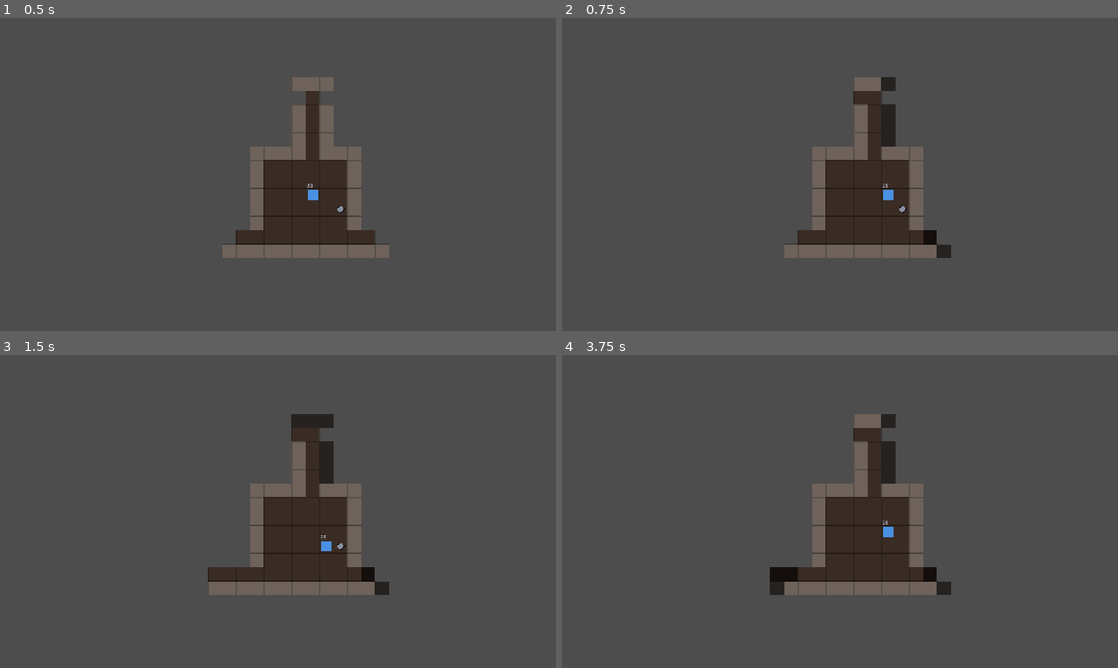
Above: before the commit, frames 1-4 (two rows, left to right).
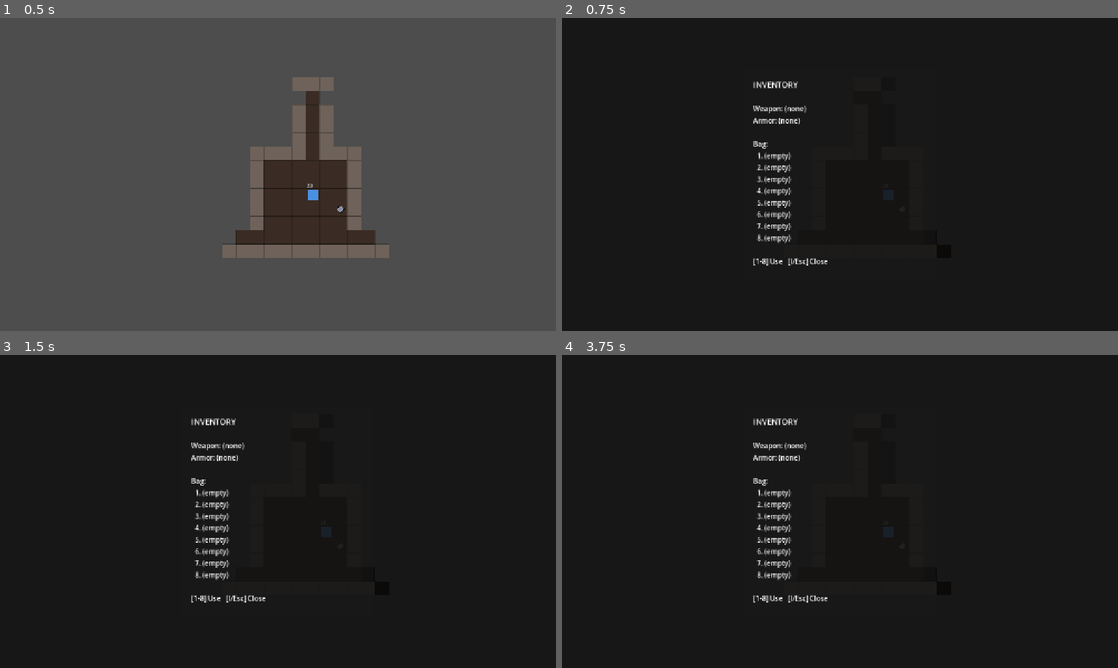
Above: after the commit, the same moments.

Repository: NicolasDeNigris91/Public_Roguelike
Game: Godot game, scene res://scenes/main.tscn
Same seed, same stepped clock (60 frames per second), same inputs: the game is played once before the commit and once after it.
Inputs:
- Up to frame 1 (0.5 s): no input
- Up to frame 2 (0.75 s): tap Enter at 0.5 s; hold Right from 0.53 s (still down); tap I at 0.6 s
- Up to frame 3 (1.5 s): tap 1 at 0.8, 1.35 s; tap Space at 1.25 s; release Right at 1.28 s; hold Down from 1.28 s (still down)
- Up to frame 4 (3.75 s): tap 2 at 1.55, 2.1 s; tap Enter at 2, 3.5 s; release Down at 2.03 s; hold Right 2.03-2.78 s; tap 3 at 2.3, 2.85 s; tap Space at 2.75 s; hold Up 2.78-3.53 s; tap 4 at 3.05, 3.6 s; hold Left from 3.53 s (still down)

Frame 1 is identical in both runs. In frame 2, 99% of the frame differs, in the area x 0-100%, y 0-100%; in frame 3, 98%; in frame 4, 98%.

Commit message:
feat: sprint 4b - consumables and inventory UI
- Consumable class with enum Effect (HEAL_MINOR, HEAL_FULL, TELEPORT)
- ItemDB: Healing Potion (+10 HP) and Greater Potion (full heal); drop mix shifts to 40% weapon / 30% armor / 30% consumable
- InventoryUI (CanvasLayer): centered panel over dark overlay, lists equipped gear + 8 bag slots, keys 1-8 to use
- main: KEY_I toggles UI, gates player input via turn_active, consumable use costs a turn (emits turn_done after use)

Consumable use on full HP is a no-op (does not consume the item or a turn).

Diff:
--- /dev/null
+++ b/scenes/inventory_ui.tscn
@@ -0,0 +1,45 @@
+[gd_scene load_steps=2 format=3]
+
+[ext_resource type="Script" path="res://scripts/inventory_ui.gd" id="1_ui"]
+
+[node name="InventoryUI" type="CanvasLayer"]
+layer = 10
+script = ExtResource("1_ui")
+
+[node name="Control" type="Control" parent="."]
+layout_mode = 3
+anchors_preset = 15
+anchor_right = 1.0
+anchor_bottom = 1.0
+mouse_filter = 2
+
+[node name="ColorRect" type="ColorRect" parent="Control"]
+layout_mode = 1
+anchors_preset = 15
+anchor_right = 1.0
+anchor_bottom = 1.0
+color = Color(0, 0, 0, 0.7)
+
+[node name="PanelContainer" type="PanelContainer" parent="Control"]
+layout_mode = 1
+anchors_preset = 8
+anchor_left = 0.5
+anchor_top = 0.5
+anchor_right = 0.5
+anchor_bottom = 0.5
+offset_left = -220.0
+offset_top = -240.0
+offset_right = 220.0
+offset_bottom = 240.0
+grow_horizontal = 2
+grow_vertical = 2
+
+[node name="MarginContainer" type="MarginContainer" parent="Control/PanelContainer"]
+layout_mode = 2
+theme_override_constants/margin_left = 20
+theme_override_constants/margin_top = 20
+theme_override_constants/margin_right = 20
+theme_override_constants/margin_bottom = 20
+
+[node name="VBoxContainer" type="VBoxContainer" parent="Control/PanelContainer/MarginContainer"]
+layout_mode = 2
--- a/scenes/main.tscn
+++ b/scenes/main.tscn
@@ -1,9 +1,10 @@
-[gd_scene load_steps=5 format=3]
+[gd_scene load_steps=6 format=3]
 
 [ext_resource type="Script" path="res://scripts/main.gd" id="1_main"]
 [ext_resource type="Script" path="res://scripts/dungeon.gd" id="2_dungeon"]
 [ext_resource type="Script" path="res://scripts/player.gd" id="3_player"]
 [ext_resource type="Script" path="res://scripts/turn_manager.gd" id="4_tm"]
+[ext_resource type="PackedScene" path="res://scenes/inventory_ui.tscn" id="5_inv_ui"]
 
 [node name="Main" type="Node2D"]
 script = ExtResource("1_main")
@@ -23,3 +24,5 @@
 
 [node name="Player" type="Node2D" parent="World/EntityLayer"]
 script = ExtResource("3_player")
+
+[node name="InventoryUI" parent="." instance=ExtResource("5_inv_ui")]
--- /dev/null
+++ b/scripts/inventory_ui.gd
@@ -0,0 +1,80 @@
+class_name InventoryUI
+extends CanvasLayer
+
+signal item_used(slot_index: int)
+signal closed
+
+@onready var content: VBoxContainer = $Control/PanelContainer/MarginContainer/VBoxContainer
+
+var player: Player
+
+func _ready() -> void:
+	visible = false
+
+func open() -> void:
+	visible = true
+	refresh()
+
+func close() -> void:
+	visible = false
+	closed.emit()
+
+func refresh() -> void:
+	if player == null or content == null:
+		return
+	for child in content.get_children():
+		child.queue_free()
+
+	_add_label("INVENTORY", 18)
+	_add_label("")
+
+	var inv := player.inventory
+	var weapon_text: String
+	if inv.weapon != null:
+		weapon_text = "Weapon: %s (+%d ATK)" % [inv.weapon.display_name, inv.weapon.atk_bonus]
+	else:
+		weapon_text = "Weapon: (none)"
+
+	var armor_text: String
+	if inv.armor != null:
+		armor_text = "Armor: %s (+%d DEF)" % [inv.armor.display_name, inv.armor.def_bonus]
+	else:
+		armor_text = "Armor: (none)"
+
+	_add_label(weapon_text)
+	_add_label(armor_text)
+	_add_label("")
+	_add_label("Bag:")
+
+	for i in range(Inventory.BAG_SIZE):
+		var line: String
+		if i < inv.bag.size():
+			line = "  %d. %s" % [i + 1, inv.bag[i].display_name]
+		else:
+			line = "  %d. (empty)" % (i + 1)
+		_add_label(line)
+
+	_add_label("")
+	_add_label("[1-8] Use   [I/Esc] Close")
+
+func _add_label(text: String, font_size: int = 0) -> void:
+	var label := Label.new()
+	label.text = text
+	if font_size > 0:
+		label.add_theme_font_size_override("font_size", font_size)
+	content.add_child(label)
+
+func _unhandled_input(event: InputEvent) -> void:
+	if not visible:
+		return
+	if not (event is InputEventKey) or not event.pressed or event.echo:
+		return
+
+	match event.keycode:
+		KEY_I, KEY_ESCAPE:
+			get_viewport().set_input_as_handled()
+			close()
+		KEY_1, KEY_2, KEY_3, KEY_4, KEY_5, KEY_6, KEY_7, KEY_8:
+			var slot: int = event.keycode - KEY_1
+			get_viewport().set_input_as_handled()
+			item_used.emit(slot)
--- /dev/null
+++ b/scripts/items/consumable.gd
@@ -0,0 +1,26 @@
+class_name Consumable
+extends Item
+
+enum Effect { HEAL_MINOR, HEAL_FULL, TELEPORT }
+
+@export var effect: int = Effect.HEAL_MINOR
+@export var amount: int = 0
+
+func use_on(target: Actor) -> bool:
+	match effect:
+		Effect.HEAL_MINOR, Effect.HEAL_FULL:
+			if target.hp >= target.max_hp:
+				print("%s: already at full HP" % display_name)
+				return false
+			var heal_amount: int
+			if effect == Effect.HEAL_FULL:
+				heal_amount = target.max_hp - target.hp
+			else:
+				heal_amount = mini(amount, target.max_hp - target.hp)
+			target.hp += heal_amount
+			target.queue_redraw()
+			print("Used %s — healed %d HP (%d/%d)" % [display_name, heal_amount, target.hp, target.max_hp])
+			return true
+		Effect.TELEPORT:
+			return false
+	return false
--- a/scripts/items/item_db.gd
+++ b/scripts/items/item_db.gd
@@ -35,6 +35,21 @@
 	a.def_bonus = 2
 	return a
 
+static func healing_potion() -> Consumable:
+	var c := Consumable.new()
+	c.display_name = "Healing Potion"
+	c.color = Color("#d64545")
+	c.effect = Consumable.Effect.HEAL_MINOR
+	c.amount = 10
+	return c
+
+static func greater_potion() -> Consumable:
+	var c := Consumable.new()
+	c.display_name = "Greater Potion"
+	c.color = Color("#e040b0")
+	c.effect = Consumable.Effect.HEAL_FULL
+	return c
+
 static func random_weapon(rng: RandomNumberGenerator) -> Weapon:
 	match rng.randi() % 3:
 		0:
@@ -49,7 +64,16 @@
 		return leather_armor()
 	return chain_mail()
 
+static func random_consumable(rng: RandomNumberGenerator) -> Consumable:
+	if rng.randf() < 0.7:
+		return healing_potion()
+	return greater_potion()
+
 static func random_item(rng: RandomNumberGenerator) -> Item:
-	if rng.randf() < 0.5:
+	var roll := rng.randf()
+	if roll < 0.4:
 		return random_weapon(rng)
-	return random_armor(rng)
+	elif roll < 0.7:
+		return random_armor(rng)
+	else:
+		return random_consumable(rng)
--- a/scripts/main.gd
+++ b/scripts/main.gd
@@ -9,6 +9,7 @@
 @onready var entity_layer: Node2D = $World/EntityLayer
 @onready var player: Player = $World/EntityLayer/Player
 @onready var turn_manager: TurnManager = $TurnManager
+@onready var inventory_ui: InventoryUI = $InventoryUI
 
 var current_floor: int = 1
 var rng := RandomNumberGenerator.new()
@@ -23,10 +24,27 @@
 	turn_manager.dungeon = dungeon
 	turn_manager.register_player(player)
 
+	inventory_ui.player = player
+	inventory_ui.item_used.connect(_on_inventory_item_used)
+	inventory_ui.closed.connect(_on_inventory_closed)
+
 	_populate_floor()
 	dungeon.update_fov(player.grid_position)
 	_refresh_entity_visibility()
-	print("Roguelike booted — Sprint 4a OK | Floor %d, %d rooms" % [current_floor, dungeon.rooms.size()])
+	print("Roguelike booted — Sprint 4b OK | Floor %d, %d rooms" % [current_floor, dungeon.rooms.size()])
+
+func _unhandled_input(event: InputEvent) -> void:
+	if inventory_ui.visible:
+		return
+	if not (event is InputEventKey) or not event.pressed or event.echo:
+		return
+	if event.keycode == KEY_I:
+		_open_inventory()
+		get_viewport().set_input_as_handled()
+
+func _open_inventory() -> void:
+	player.turn_active = false
+	inventory_ui.open()
 
 func _populate_floor() -> void:
 	if dungeon.rooms.size() >= 1:
@@ -119,3 +137,21 @@
 
 func _on_player_died() -> void:
 	print("You died on Floor %d" % current_floor)
+
+func _on_inventory_closed() -> void:
+	player.turn_active = true
+
+func _on_inventory_item_used(slot_index: int) -> void:
+	if slot_index >= player.inventory.bag.size():
+		return
+	var item := player.inventory.bag[slot_index]
+	if item is Consumable:
+		var consumed: bool = item.use_on(player)
+		if consumed:
+			player.inventory.bag.remove_at(slot_index)
+			inventory_ui.close()
+			player.turn_done.emit()
+		else:
+			inventory_ui.refresh()
+	else:
+		print("%s cannot be used — equip automatic only" % item.display_name)
Not shown, added: scripts/inventory_ui.gd.uid
Not shown, added: scripts/items/consumable.gd.uid
